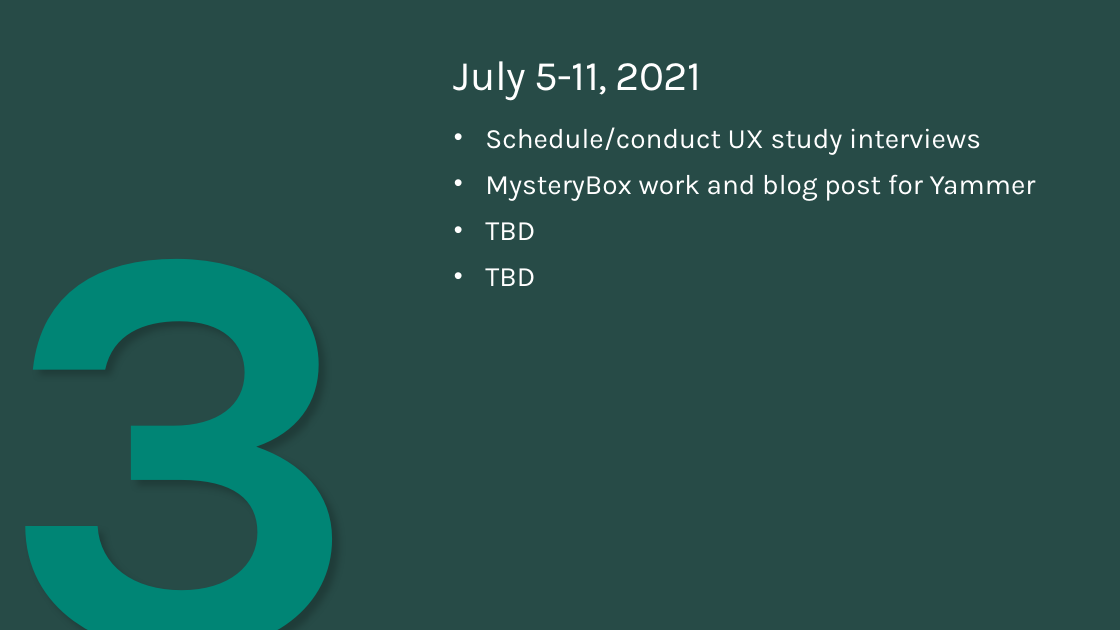
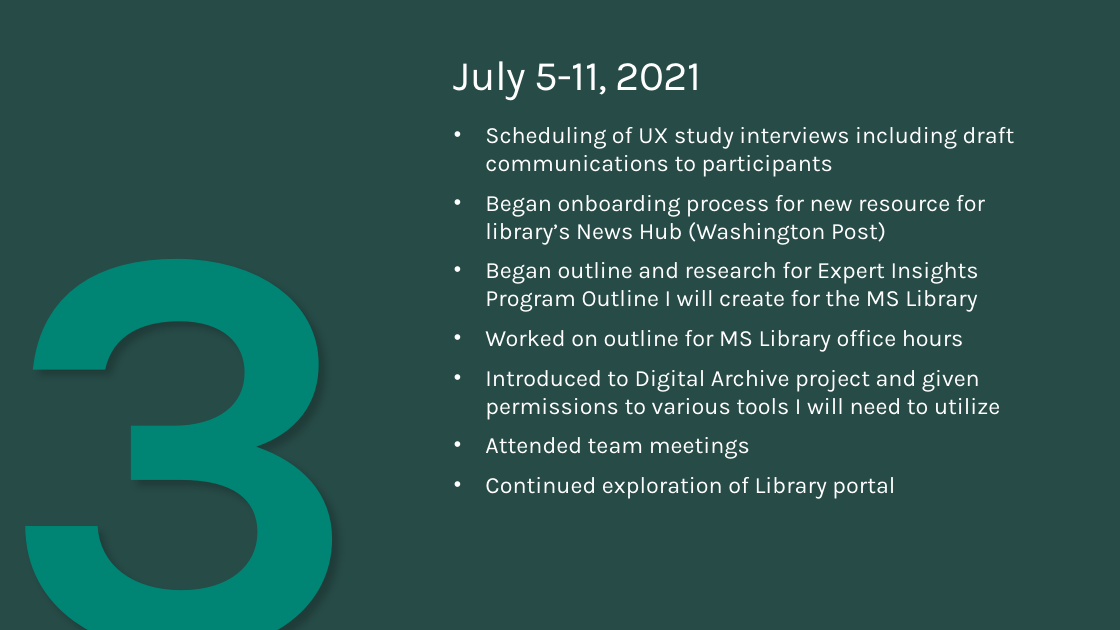
Before and after one commit to ewhinihan/dfw_mslibrary, a slide deck: slide 8 of DFW_MSLibraryArchives_WeeklyLearnings.pptx. Drawn at 1120x630 pixels with LibreOffice and Linux fonts; fonts in the diff are those of the drawing; background and template pictures are left out. Boxes give left, top, right and bottom in pixels: in the first picture for what was removed or moved away, otherwise in the second. Text is boxed around its words. In the diff, an @@ line names an element or a change of style, - is before the commit and + after.

```diff
--- a/DFW_MSLibraryArchives_WeeklyLearnings.pptx
+++ b/DFW_MSLibraryArchives_WeeklyLearnings.pptx
@@ text at (485,127,1015,499): text changed; size 24 to 20 pt @@
-• Schedule/conduct UX study interviews
-• MysteryBox work and blog post for Yammer
-• TBD
-• TBD
+• Scheduling of UX study interviews including draft communications to participants
+• Began onboarding process for new resource for library’s News Hub (Washington Post)
+• Began outline and research for Expert Insights Program Outline I will create for the MS Library
+• Worked on outline for MS Library office hours
+• Introduced to Digital Archive project and given permissions to various tools I will need to utilize
+• Attended team meetings
+• Continued exploration of Library portal
```
Also in this commit, not shown: 2 other slides changed.
